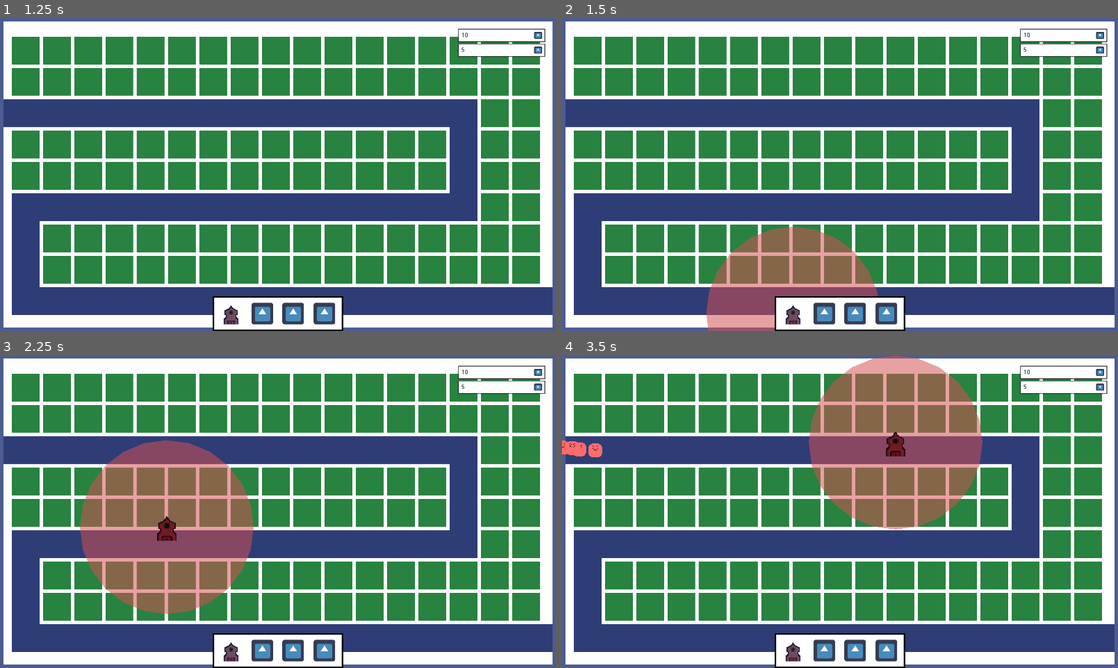
Above: before the commit, frames 1-4 (two rows, left to right).
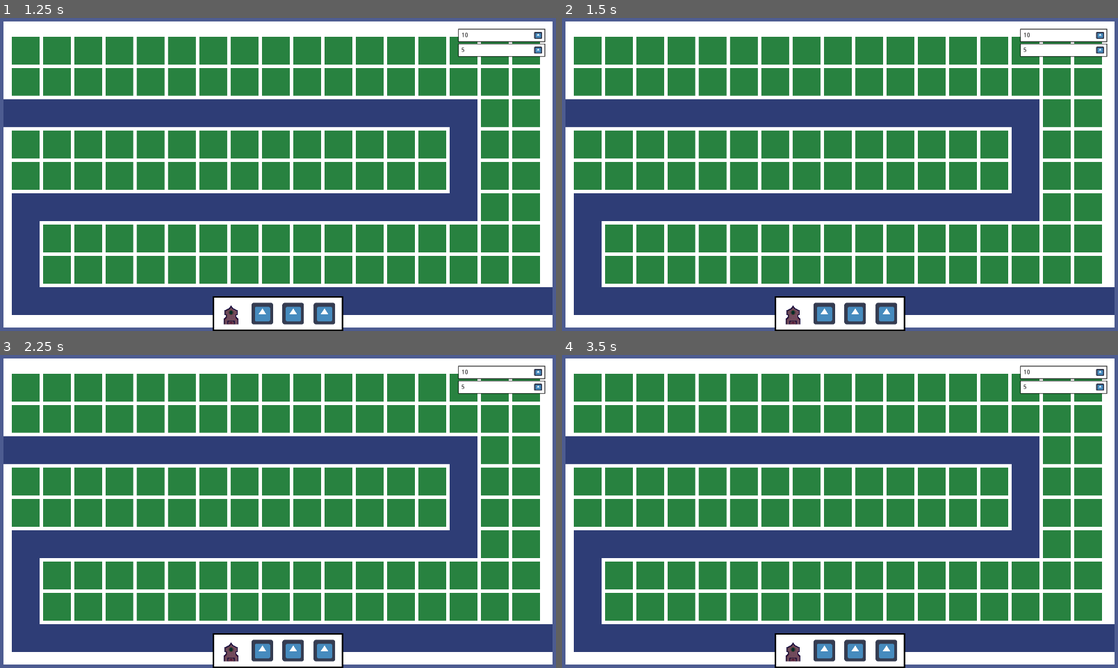
Above: after the commit, the same moments.

Repository: Pandem-Games/BindingTower
Game: Godot game, scene res://Nodes/Scenes/Menu/TitleScreen.tscn
The game is run twice, just before and just after one commit, with the same random seed, the same clock (stepped at 60 frames per second) and the same inputs. The engine's default icon, where the game draws it, is replaced by a stand-in: a white triangle on a blue panel in a dark square.
Inputs (mouse positions are in pixels of both pictures, inside the frame that each line leads up to):
- Up to frame 1 (1.25 s): click "New Game" at 0.5 s
- Up to frame 2 (1.5 s): tap Enter at 1.25 s; move the mouse to (795, 312) at 1.27 s; hold Space (ui_select) from 1.28 s (still down); click (795, 312) at 1.42 s
- Up to frame 3 (2.25 s): move the mouse to (166, 527) at 2.02 s; release Space (ui_select) at 2.03 s; tap Space (ui_select) at 2.1 s; click (166, 527) at 2.17 s
- Up to frame 4 (3.5 s): tap Space (ui_select) at 2.27, 2.57 s; tap Enter at 2.75 s; move the mouse to (895, 442) at 2.77 s; hold Space (ui_select) from 2.78 s (still down); click (895, 442) at 2.92 s

Frame 1 is identical in both runs. In frame 2, 6.4% of the frame differs, in the area x 26-57%, y 66-100%; in frame 3, 14%; in frame 4, 14%, in the area x 0-76%, y 0-56%.
Error after the commit: Invalid get index 'G' (on base: 'Nil'). (res://Scripts/Spawner.gd:29)

Commit message:
Merging

Diff:
--- a/project.godot
+++ b/project.godot
@@ -21,8 +21,8 @@
 
 [autoload]
 
-Constants="*res://Globals/Constants.gd"
-RN="*res://Globals/RNG.gd"
+Constants="*res://Scripts/Constants.gd"
+RN="*res://Scripts/RNG.gd"
 Helpers="*res://Globals/Helpers.gd"
 Settings="*res://Globals/Settings.tscn"
 
@@ -33,16 +33,6 @@
 window/stretch/mode="viewport"
 window/stretch/aspect="keep"
 
-[input]
-
-ui_select={
-"deadzone": 0.5,
-"events": [ Object(InputEventKey,"resource_local_to_scene":false,"resource_name":"","device":0,"alt":false,"shift":false,"control":false,"meta":false,"command":false,"pressed":false,"scancode":32,"unicode":0,"echo":false,"script":null)
-, Object(InputEventJoypadButton,"resource_local_to_scene":false,"resource_name":"","device":0,"button_index":3,"pressure":0.0,"pressed":false,"script":null)
-, Object(InputEventMouseButton,"resource_local_to_scene":false,"resource_name":"","device":0,"alt":false,"shift":false,"control":false,"meta":false,"command":false,"button_mask":0,"position":Vector2( 0, 0 ),"global_position":Vector2( 0, 0 ),"factor":1.0,"button_index":1,"pressed":false,"doubleclick":false,"script":null)
- ]
-}
-
 [rendering]
 
 environment/default_environment="res://default_env.tres"
